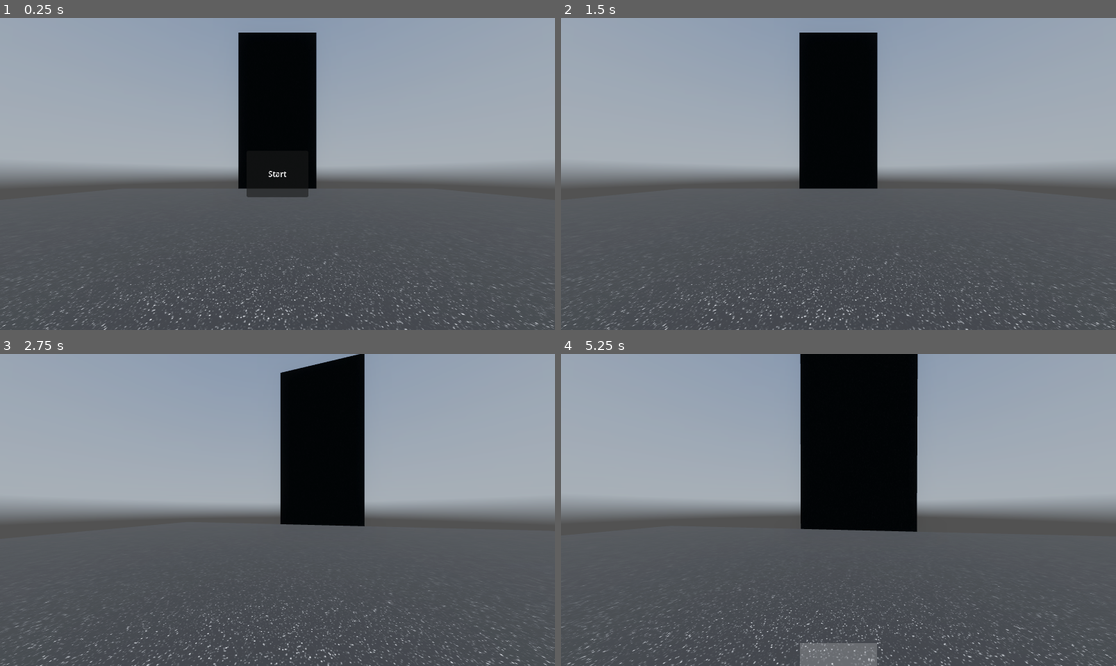
Above: before the commit, frames 1-4 (two rows, left to right).
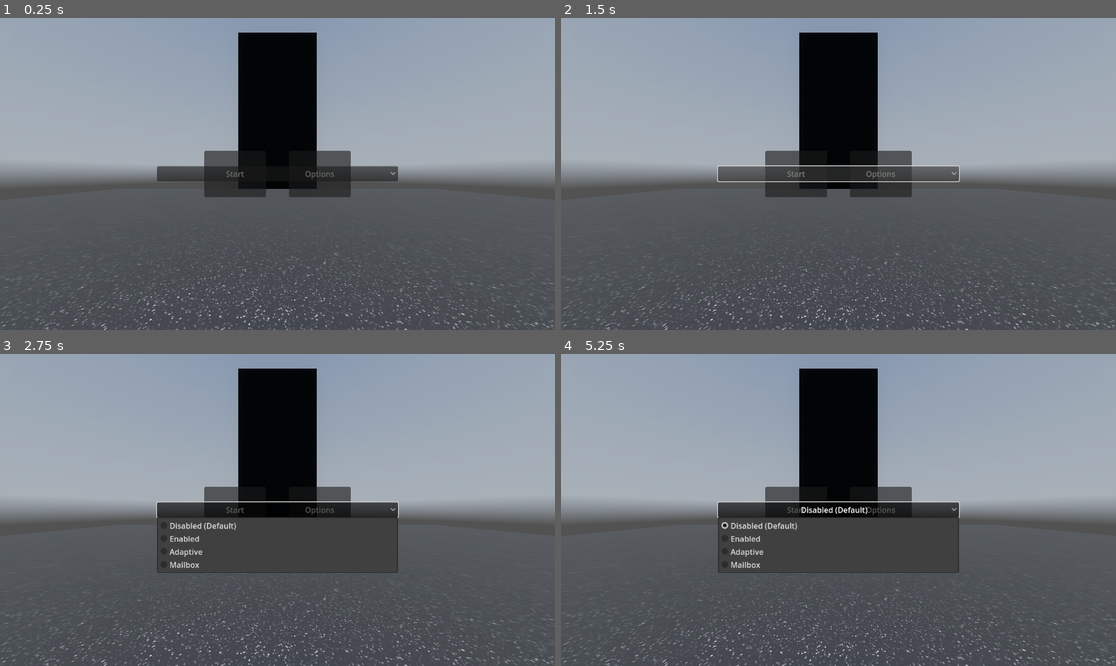
Above: after the commit, the same moments.

Repository: paulfok/parkour
Game: Godot game, scene res://world.tscn
Two runs of this game, one before a commit and one after it. Both use one fixed random seed, a clock stepped at 60 frames per second and the inputs below. A sky picture missing from this copy of the repository is replaced by a grey-blue gradient.
Inputs (mouse positions are in pixels of both pictures, inside the frame that each line leads up to):
- Up to frame 1 (0.25 s): no input
- Up to frame 2 (1.5 s): click (882, 174) at 0.5 s, where only the run after the commit has a clickable "Options"; click (838, 174) at 1.27 s
- Up to frame 3 (2.75 s): click (233, 510) at 2 s, where only the run after the commit has a clickable "Start"
- Up to frame 4 (5.25 s): click (794, 510) at 2.75 s, where only the run after the commit has a clickable "Start"; tap Enter at 3.5 s; move the mouse to (866, 510) at 3.52 s; hold W (forward) 3.53-4.25 s; tap Middle mouse button (charge) at 3.6, 5.1 s; tap Space (jump) at 3.77 s; click (838, 510) at 4.25 s, where only the run after the commit has a clickable "Disabled (Default)"; move the mouse to (810, 510) at 5.02 s; hold W (forward) from 5.03 s (still down)

The runs differ from the first frame. In frame 1, 3.1% of the frame differs, in the area x 28-72%, y 4-58%; in frame 2, 3.8%; in frame 3, 18%, in the area x 0-100%, y 0-100%; in frame 4, 15%.

Commit message:
Added Vsync option. 	modified:   project.godot 	modified:   world.tscn 	option_vsync.gd 	options_button.gd 	options_menu.gd

Diff:
--- a/project.godot
+++ b/project.godot
@@ -18,7 +18,7 @@
 [display]
 
 window/size/mode=4
-window/size/borderless=true
+window/vsync/vsync_mode=0
 
 [input]
 
@@ -74,8 +74,9 @@
 
 [rendering]
 
-textures/canvas_textures/default_texture_filter=3
+textures/canvas_textures/default_texture_filter=2
 renderer/rendering_method="gl_compatibility"
 renderer/rendering_method.mobile="gl_compatibility"
-anti_aliasing/quality/msaa_2d=2
-anti_aliasing/quality/msaa_3d=2
+textures/default_filters/anisotropic_filtering_level=4
+textures/decals/filter=5
+textures/light_projectors/filter=5
--- a/world.tscn
+++ b/world.tscn
@@ -1,10 +1,13 @@
-[gd_scene load_steps=17 format=3 uid="uid://bomkokq1iout4"]
+[gd_scene load_steps=20 format=3 uid="uid://bomkokq1iout4"]
 
 [ext_resource type="Script" path="res://character_body_3d.gd" id="1_8wr8j"]
 [ext_resource type="Script" path="res://charge_indicator.gd" id="1_ev4wj"]
 [ext_resource type="Texture2D" uid="uid://dcqavkfpkrtfr" path="res://assets/road.png" id="2_accg7"]
 [ext_resource type="Script" path="res://button.gd" id="3_jvw1t"]
 [ext_resource type="Texture2D" uid="uid://b8vmxqplgvhb6" path="res://assets/autumn_field_puresky_4k.exr" id="4_0a32n"]
+[ext_resource type="Script" path="res://options_button.gd" id="5_050hp"]
+[ext_resource type="Script" path="res://options_menu.gd" id="6_k4afr"]
+[ext_resource type="Script" path="res://option_vsync.gd" id="7_gd1s6"]
 
 [sub_resource type="CapsuleShape3D" id="CapsuleShape3D_5nawy"]
 
@@ -135,21 +138,66 @@
 grow_horizontal = 2
 grow_vertical = 2
 
-[node name="Button" type="Button" parent="Menus"]
-layout_mode = 1
-anchors_preset = 8
-anchor_left = 0.5
-anchor_top = 0.5
-anchor_right = 0.5
-anchor_bottom = 0.5
-offset_left = -64.0
+[node name="Start" type="Button" parent="Menus"]
+layout_mode = 1
+anchors_preset = 8
+anchor_left = 0.5
+anchor_top = 0.5
+anchor_right = 0.5
+anchor_bottom = 0.5
+offset_left = -152.0
 offset_top = -48.0
-offset_right = 64.0
+offset_right = -24.0
 offset_bottom = 48.0
 grow_horizontal = 2
 grow_vertical = 2
 text = "Start"
 script = ExtResource("3_jvw1t")
 
+[node name="OptionsButton" type="Button" parent="Menus"]
+layout_mode = 1
+anchors_preset = 8
+anchor_left = 0.5
+anchor_top = 0.5
+anchor_right = 0.5
+anchor_bottom = 0.5
+offset_left = 24.0
+offset_top = -48.0
+offset_right = 152.0
+offset_bottom = 48.0
+grow_horizontal = 2
+grow_vertical = 2
+text = "Options"
+script = ExtResource("5_050hp")
+
+[node name="OptionsMenu" type="VBoxContainer" parent="Menus"]
+layout_mode = 1
+anchors_preset = 8
+anchor_left = 0.5
+anchor_top = 0.5
+anchor_right = 0.5
+anchor_bottom = 0.5
+offset_left = -250.0
+offset_top = -150.0
+offset_right = 250.0
+offset_bottom = 150.0
+grow_horizontal = 2
+grow_vertical = 2
+alignment = 1
+script = ExtResource("6_k4afr")
+
+[node name="Vsync" type="OptionButton" parent="Menus/OptionsMenu"]
+layout_mode = 2
+alignment = 1
+item_count = 4
+popup/item_0/text = "Disabled (Default)"
+popup/item_1/text = "Enabled"
+popup/item_1/id = 1
+popup/item_2/text = "Adaptive"
+popup/item_2/id = 2
+popup/item_3/text = "Mailbox"
+popup/item_3/id = 3
+script = ExtResource("7_gd1s6")
+
 [node name="WorldEnvironment" type="WorldEnvironment" parent="."]
 environment = SubResource("Environment_k5r6i")
